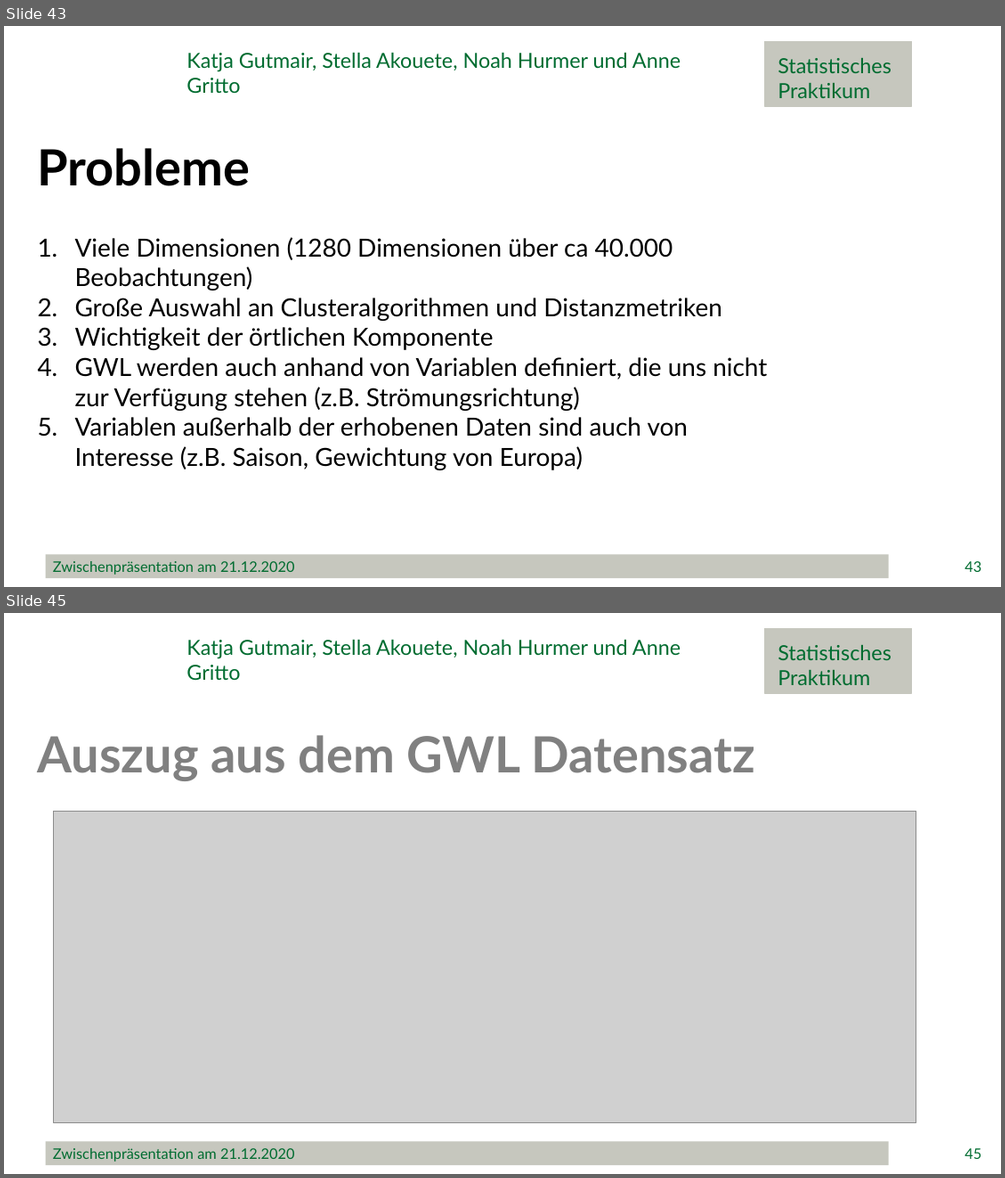
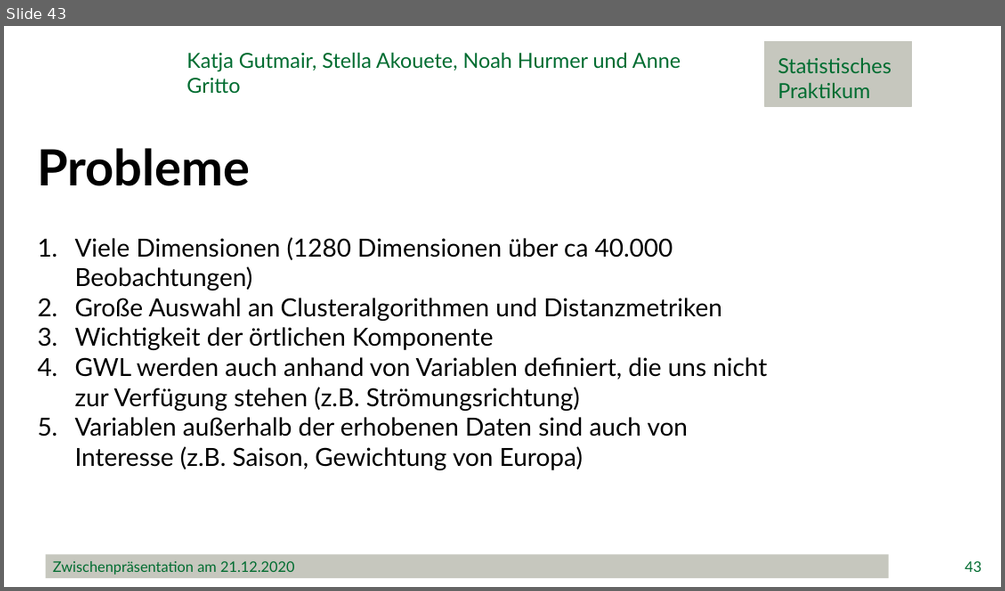
Before and after one commit to minimops/weatherFrog, a slide deck: ppt/Zwischenpraesentation_final.pptx. Shown one above the other, each under a label of ours: slides 43 and 45 before the commit, slide 43 after it; the slides between them are not shown. The pictures are 1005x1178 and 1005x591 pixels, drawn with LibreOffice and Linux fonts; fonts in the diff are those of the drawing; grey boxes stand for pictures; background and template pictures are left out. Boxes give left, top, right and bottom in pixels: in the first picture for what was removed or moved away, otherwise in the second. Text is boxed around its words. In the diff, an @@ line names an element or a change of style, - is before the commit and + after.

```diff
--- a/ppt/Zwischenpraesentation_final.pptx
+++ b/ppt/Zwischenpraesentation_final.pptx
@@ slide 45 removed at (4, 613, 1001, 1174), background #FFFFFF @@
@@ text removed at (186, 639, 680, 681) @@
-Katja Gutmair, Stella Akouete, Noah Hurmer und Anne Gritto
@@ rectangle removed at (764, 629, 912, 694) @@
@@ text removed at (777, 645, 891, 685) @@
-Statistisches
-Praktikum
@@ text removed at (38, 735, 755, 781) @@
-Auszug aus dem GWL Datensatz
@@ picture removed at (53, 811, 915, 1123) @@
@@ rectangle removed at (46, 1141, 889, 1165) @@
-Zwischenpräsentation am 21.12.2020
@@ page number removed at (964, 1148, 981, 1159) @@
-45
```
Also in this commit, not shown: 3 slides changed, 4 other slides removed, 1 other file.
